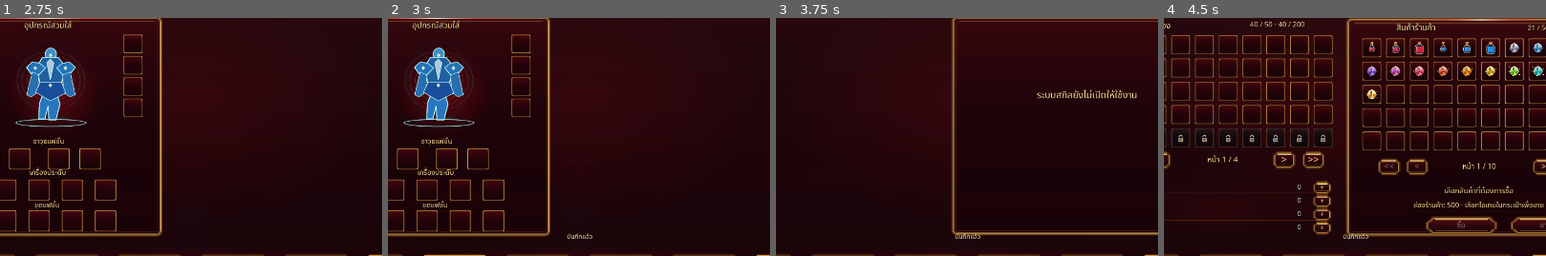
Above: before the commit, frames 1-4 (left to right).
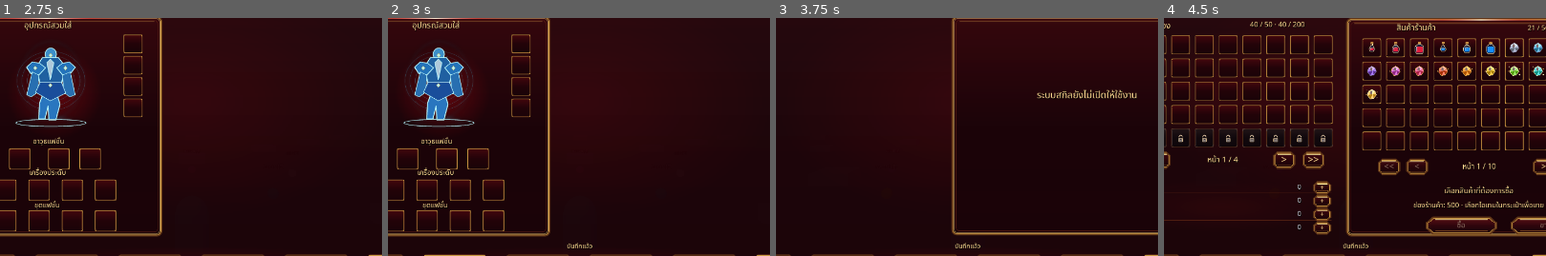
Above: after the commit, the same moments.

Repository: redfullmoon209-debug/Leoonline
Game: Godot game, scene res://scenes/main.tscn
Same seed, same stepped clock (60 frames per second), same inputs: the game is played once before the commit and once after it.
Inputs (mouse positions are % of the whole screen's width and height, from its top left):
- Up to frame 1 (2.75 s): click (97, 5) at 0.5 s; click "กระเป๋า" at 1.25 s; click "ตัวละคร" at 2 s
- Up to frame 2 (3 s): click "บันทึก" at 2.75 s
- Up to frame 3 (3.75 s): click "สกิล" at 3.5 s
- Up to frame 4 (4.5 s): click "ร้านค้า" at 4.25 s
The pictures show only the part of the screen within x 25-75%, y 30-80%; the shares and areas given below are measured in that part.

Frame 1 is identical in both runs. In frame 2, 0.2% of the frame differs, in the area x 46-54%, y 90-97%; in frame 3, 0.2%; in frame 4, 0.2%.

Commit message:
Shop: make browser purchases and sales instantly durable in localStorage; verify sold items stay sold on reload

Diff:
--- a/scripts/inventory_ui.gd
+++ b/scripts/inventory_ui.gd
@@ -519,7 +519,7 @@
  waiting_text = _label("",waiting_panel,39,115,615,180,24)
  waiting_text.autowrap_mode = TextServer.AUTOWRAP_WORD_SMART
  waiting_panel.visible = false
- notice_text = _label("",stage,317,750,814,27,16)
+ notice_text = _label("",stage,317,775,814,25,16)
  trash_dialog = ConfirmationDialog.new()
  if ui_font != null:
   var dialog_theme := Theme.new()
--- a/scripts/store.gd
+++ b/scripts/store.gd
@@ -219,22 +219,42 @@
   output += value.substr(i,1)
  return output
 
+const WEB_SAVE_KEY = "leoonline_save_v1"
+
 func save_data() -> bool:
  var data := {"slots":slots,"equipped":equipped,"currency":currency,"unlocked":unlocked,"online":seconds_online,"reward":next_reward}
+ var payload: String = JSON.stringify(data)
+ var file_saved: bool = false
  var file := FileAccess.open("user://leoonline.json",FileAccess.WRITE)
- if file:
-  file.store_string(JSON.stringify(data))
+ if file != null:
+  file.store_string(payload)
   file.flush()
-  return file.get_error() == OK
- return false
+  file_saved = file.get_error() == OK
+  file.close()
+ # Godot Web's virtual filesystem can flush to IndexedDB asynchronously.
+ # Mirror each completed transaction into same-origin localStorage synchronously,
+ # so an immediate reload cannot resurrect previously sold items.
+ var web_saved: bool = false
+ if OS.has_feature("web"):
+  var escaped: String = JSON.stringify(payload)
+  var js: String = "(function(){try{localStorage.setItem('"+WEB_SAVE_KEY+"',"+escaped+");return true;}catch(e){return false;}})()"
+  web_saved = bool(JavaScriptBridge.eval(js,true))
+ return file_saved or web_saved
 
 func load_data() -> void:
- if not FileAccess.file_exists("user://leoonline.json"):
-  return
- var file := FileAccess.open("user://leoonline.json",FileAccess.READ)
- if file == null:
-  return
- var data = JSON.parse_string(file.get_as_text())
+ var data: Variant = null
+ if OS.has_feature("web"):
+  var js: String = "(function(){try{return localStorage.getItem('"+WEB_SAVE_KEY+"')||'';}catch(e){return '';}})()"
+  var raw: Variant = JavaScriptBridge.eval(js,true)
+  if raw is String and not raw.is_empty():
+   data = JSON.parse_string(raw)
+ if not (data is Dictionary):
+  if not FileAccess.file_exists("user://leoonline.json"):
+   return
+  var file := FileAccess.open("user://leoonline.json",FileAccess.READ)
+  if file == null:
+   return
+  data = JSON.parse_string(file.get_as_text())
  if not (data is Dictionary):
   return
  var loaded: Array = data.get("slots",[])
Not shown, changed: tools/test_web_inventory.cjs
